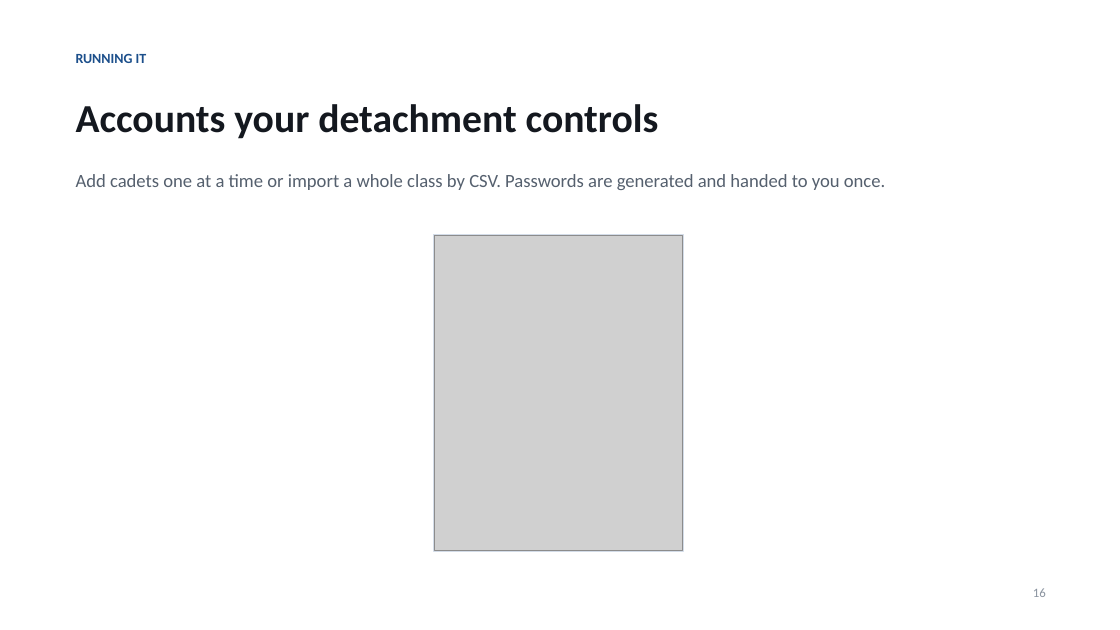
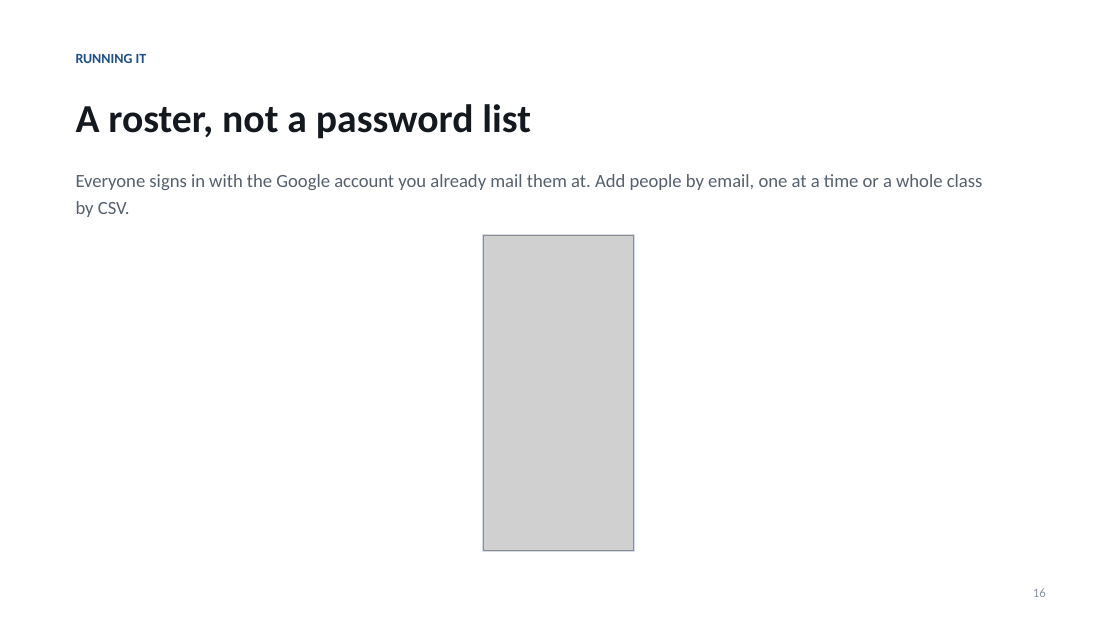
Before and after one commit to dmg-arts/my-pwa, a slide deck: slide 16 of docs/TOP-Feedback-Introduction.pptx. Drawn at 1120x630 pixels with LibreOffice and Linux fonts; fonts in the diff are those of the drawing; grey boxes stand for pictures. Boxes give left, top, right and bottom in pixels: in the first picture for what was removed or moved away, otherwise in the second. Text is boxed around its words. In the diff, an @@ line names an element or a change of style, - is before the commit and + after.

```diff
--- a/docs/TOP-Feedback-Introduction.pptx
+++ b/docs/TOP-Feedback-Introduction.pptx
@@ text at bbox=[76, 104, 530, 139]: text changed @@
-Accounts your detachment controls
+A roster, not a password list
@@ text at bbox=[76, 174, 983, 217]: text changed @@
-Add cadets one at a time or import a whole class by CSV. Passwords are generated and handed to you once.
+Everyone signs in with the Google account you already mail them at. Add people by email, one at a time or a whole class by CSV.
@@ rectangle: place and size @@
-rectangle at bbox=[434, 234, 684, 551]
+rectangle at bbox=[483, 234, 635, 551]
@@ picture: place and size @@
-picture at bbox=[434, 235, 683, 550]
+picture at bbox=[484, 235, 634, 550]
```
Also in this commit, not shown: 5 other slides changed, 27 other files.
